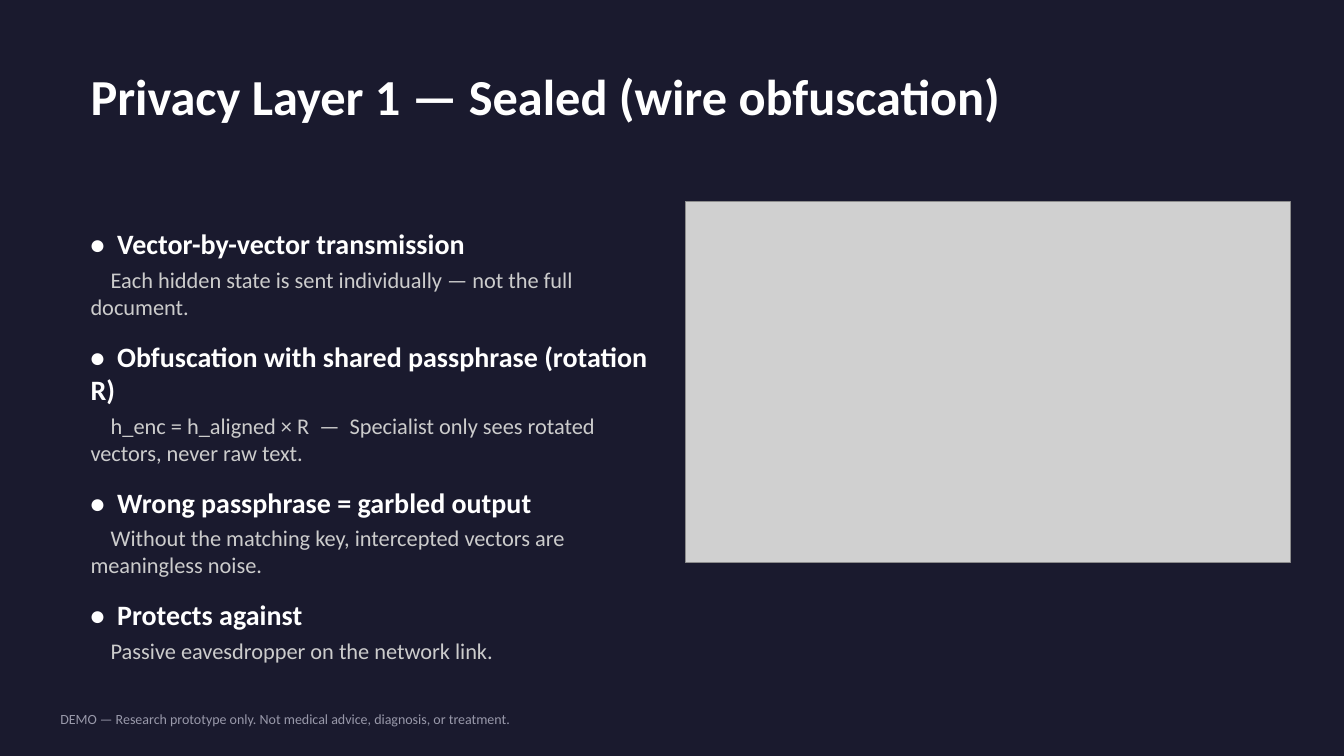
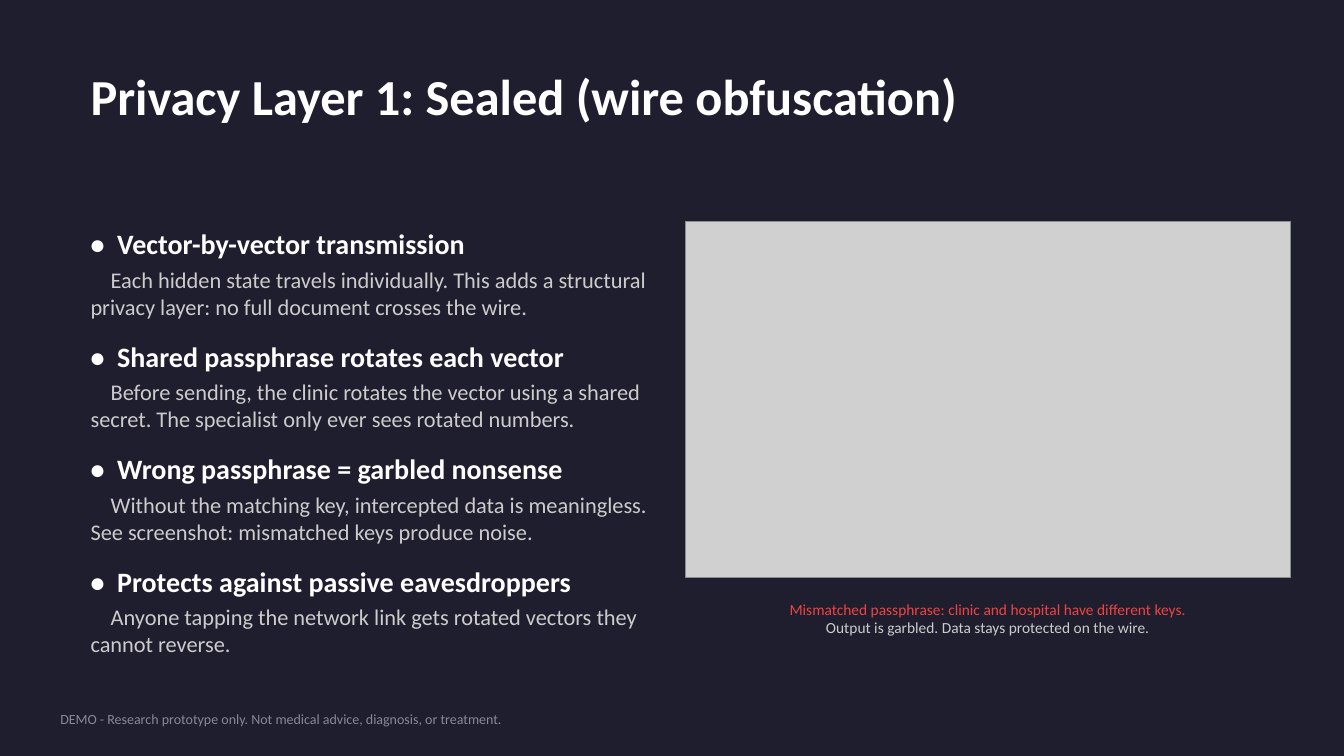
Before and after one commit to janpauldahlke/CrossMind, a slide deck: slide 3 of hackathon_docs/CrossMind_Pitch_Deck.pptx. Drawn at 1344x756 pixels with LibreOffice and Linux fonts; fonts in the diff are those of the drawing; grey boxes stand for pictures. Boxes give left, top, right and bottom in pixels: in the first picture for what was removed or moved away, otherwise in the second. Text is boxed around its words. In the diff, an @@ line names an element or a change of style, - is before the commit and + after.

```diff
--- a/hackathon_docs/CrossMind_Pitch_Deck.pptx
+++ b/hackathon_docs/CrossMind_Pitch_Deck.pptx
@@ background #1A1A2E to #1E1E2E @@
@@ text at [91, 77, 956, 123]: text changed @@
-Privacy Layer 1 — Sealed (wire obfuscation)
+Privacy Layer 1: Sealed (wire obfuscation)
@@ picture: place and size @@
-picture at [686, 202, 1291, 563]
+picture at [686, 222, 1291, 578]
@@ text at [91, 272, 647, 652]: text changed @@
-Each hidden state is sent individually — not the full document.
-• Obfuscation with shared passphrase (rotation R)
-h_enc = h_aligned × R — Specialist only sees rotated vectors, never raw text.
-• Wrong passphrase = garbled output
-Without the matching key, intercepted vectors are meaningless noise.
-• Protects against
-Passive eavesdropper on the network link.
+Each hidden state travels individually. This adds a structural privacy layer: no full document crosses the wire.
+• Shared passphrase rotates each vector
+Before sending, the clinic rotates the vector using a shared secret. The specialist only ever sees rotated numbers.
+• Wrong passphrase = garbled nonsense
+Without the matching key, intercepted data is meaningless. See screenshot: mismatched keys produce noise.
+• Protects against passive eavesdroppers
+Anyone tapping the network link gets rotated vectors they cannot reverse.
@@ text added at [790, 604, 1186, 636], 11 pt, text #EF4444 @@
+Mismatched passphrase: clinic and hospital have different keys.
+Output is garbled. Data stays protected on the wire.
@@ text at [60, 714, 502, 726]: text changed; text colour #9999AA to #888899 @@
-DEMO — Research prototype only. Not medical advice, diagnosis, or treatment.
+DEMO - Research prototype only. Not medical advice, diagnosis, or treatment.
```
Also in this commit, not shown: 6 other slides changed, 4 other files.
